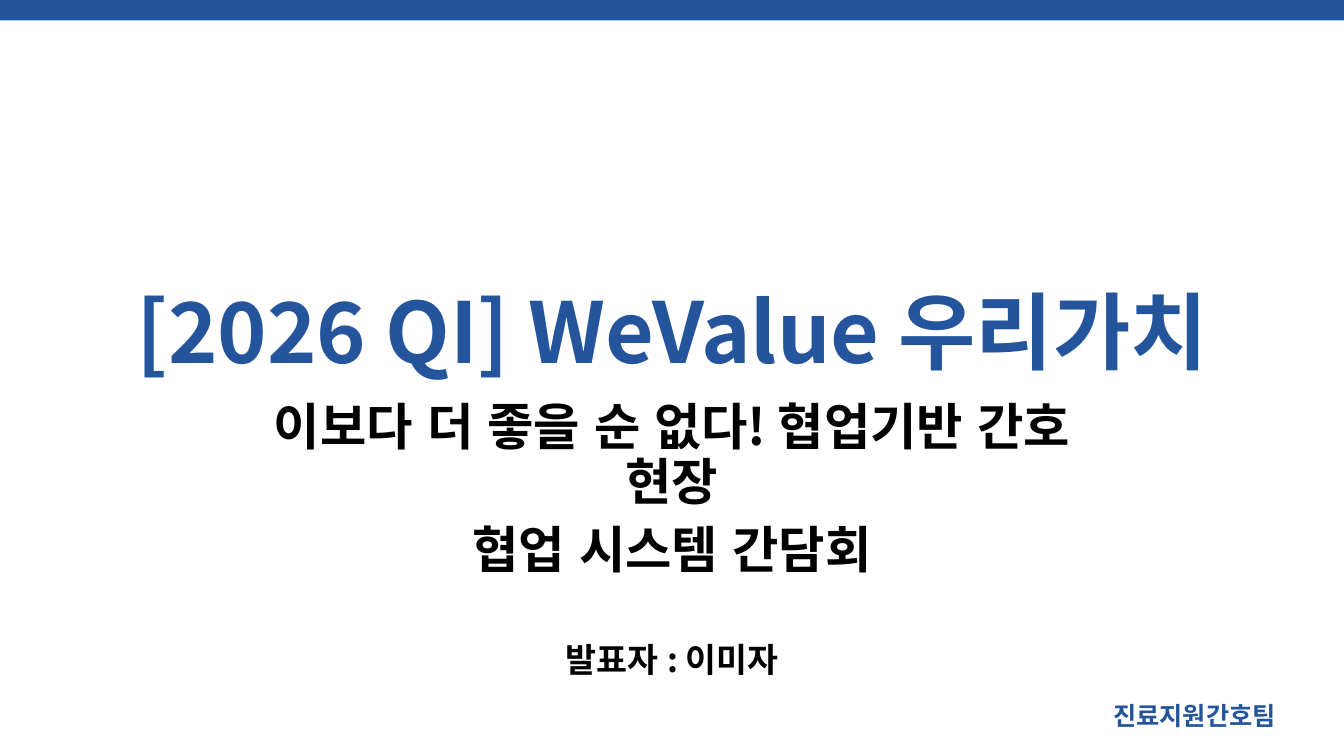
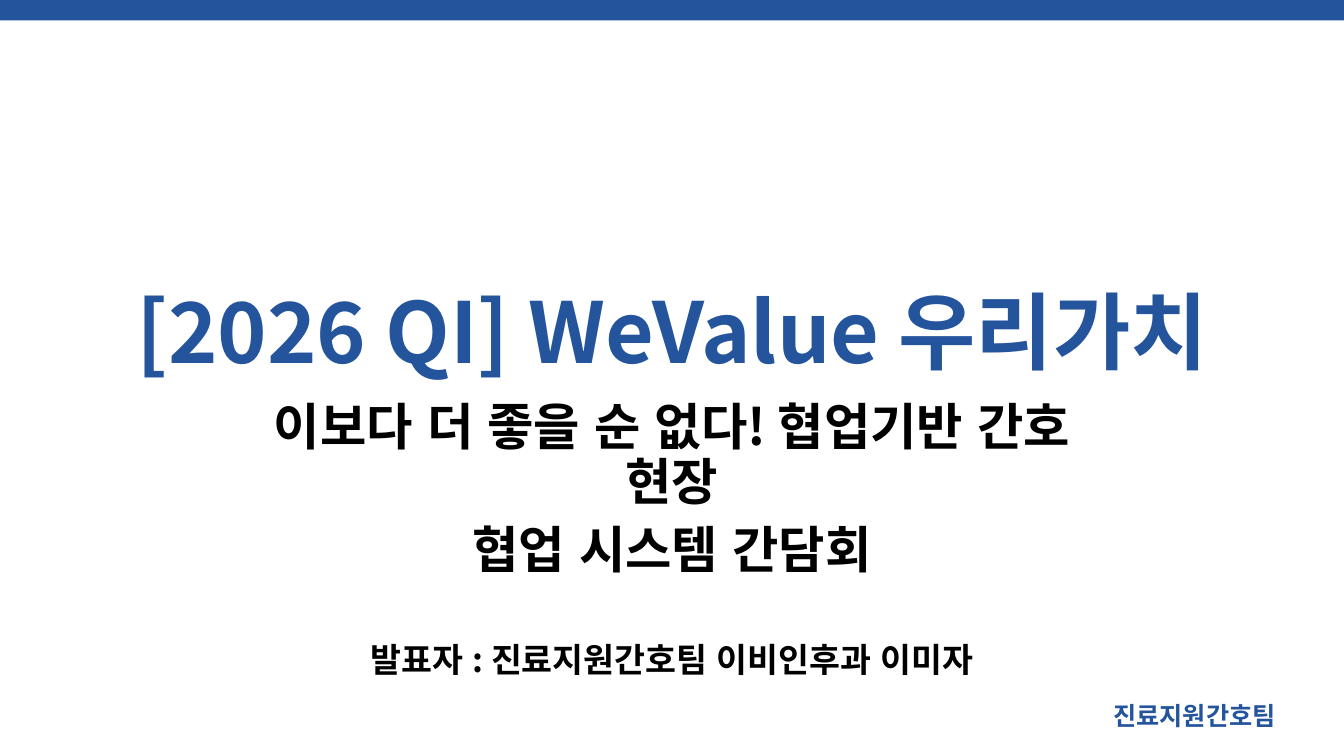
Before and after one commit to SCHCAQI/2026-QI, a slide deck: slide 1 of documents/3.7 병동 간담회 진료지원간호팀 2026 QI.pptx. Drawn at 1344x756 pixels with LibreOffice and Linux fonts; fonts in the diff are those of the drawing; background and template pictures are left out. Boxes give left, top, right and bottom in pixels: in the first picture for what was removed or moved away, otherwise in the second. Text is boxed around its words. In the diff, an @@ line names an element or a change of style, - is before the commit and + after.

```diff
--- a/documents/3.7 병동 간담회 진료지원간호팀 2026 QI.pptx
+++ b/documents/3.7 병동 간담회 진료지원간호팀 2026 QI.pptx
@@ subtitle at bbox=[370, 643, 974, 675]: text changed @@
-발표자 : 이미자
+발표자 : 진료지원간호팀 이비인후과 이미자
```
Also in this commit, not shown: 5 other slides changed, 2 other files.
